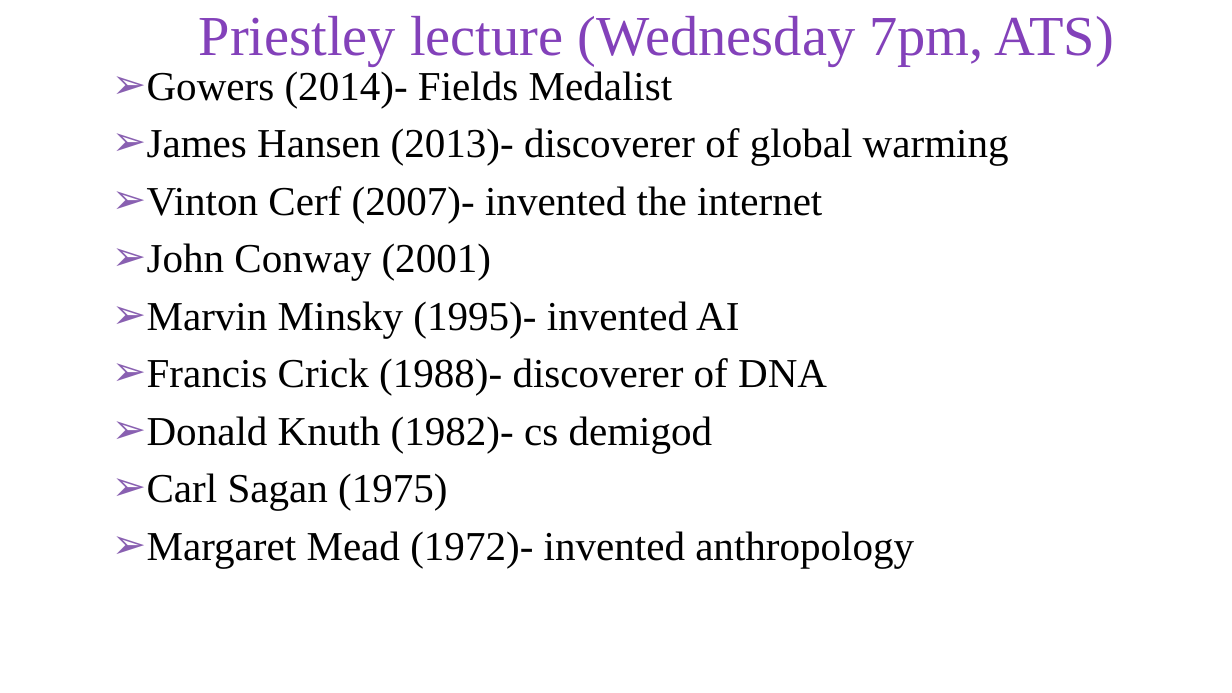
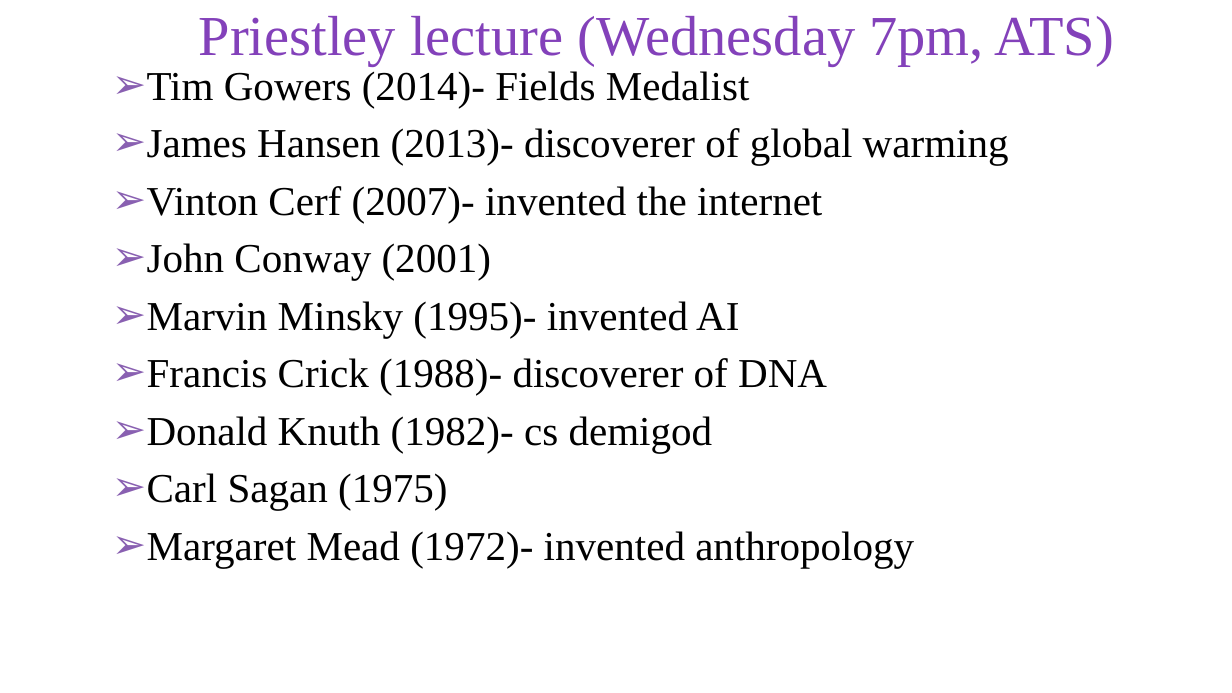
Before and after one commit to skalakm/232, a slide deck: slide 42 of notes.pptx. Drawn at 1232x693 pixels with LibreOffice and Linux fonts; fonts in the diff are those of the drawing; background and template pictures are left out. Boxes give left, top, right and bottom in pixels: in the first picture for what was removed or moved away, otherwise in the second. Text is boxed around its words. In the diff, an @@ line names an element or a change of style, - is before the commit and + after.

```diff
--- a/notes.pptx
+++ b/notes.pptx
@@ text at [147,71,750,108]: text changed @@
-➢ Gowers (2014)- Fields Medalist
+➢ Tim Gowers (2014)- Fields Medalist
```
Also in this commit, not shown: 6 other files.
